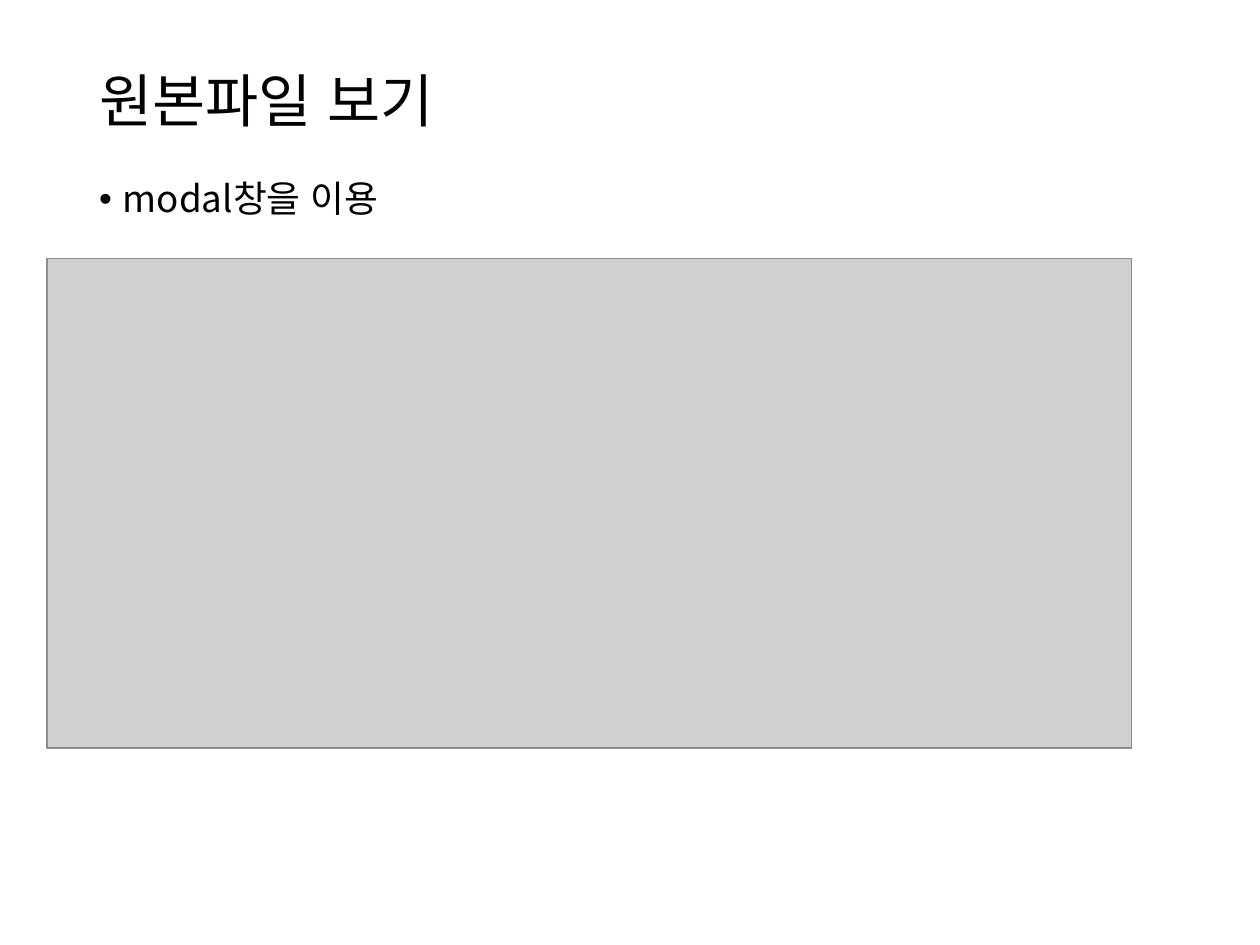
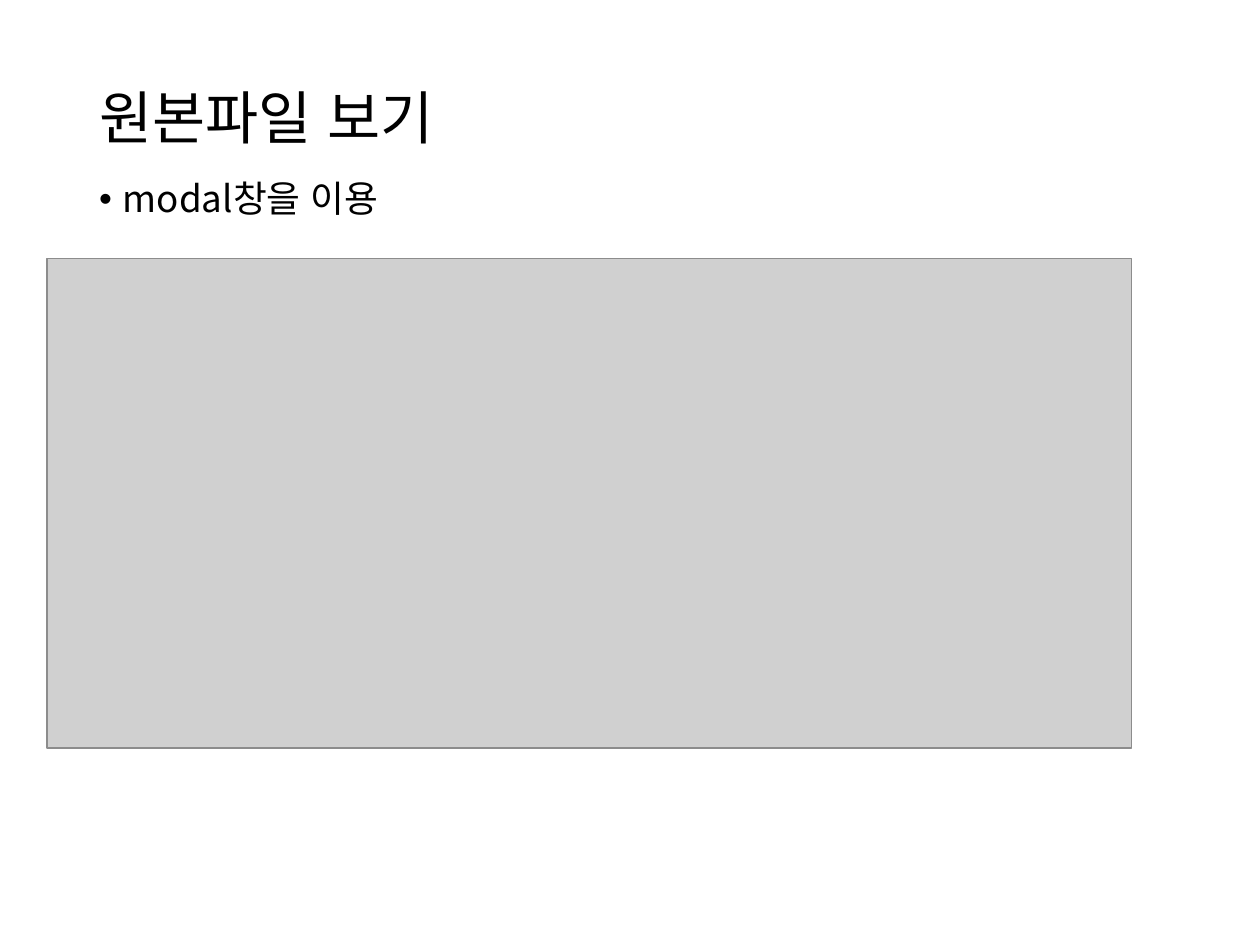
Before and after one commit to itrecipe/Web_Study_ez, a slide deck: slide 74 of spring - 학습자료/코드로 배우는 스프링 웹 프로젝트 (개정판) 학습자료/PART6.pptx. Drawn at 1260x945 pixels with LibreOffice and Linux fonts; fonts in the diff are those of the drawing; grey boxes stand for pictures. Boxes give left, top, right and bottom in pixels: in the first picture for what was removed or moved away, otherwise in the second. Text is boxed around its words. In the diff, an @@ line names an element or a change of style, - is before the commit and + after.

```diff
--- a/spring - 학습자료/코드로 배우는 스프링 웹 프로젝트 (개정판) 학습자료/PART6.pptx
+++ b/spring - 학습자료/코드로 배우는 스프링 웹 프로젝트 (개정판) 학습자료/PART6.pptx
@@ title "원본파일 보기": place and size @@
-title "원본파일 보기" at <box>99,74,434,127</box>
+title "원본파일 보기" at <box>99,91,434,144</box>
```
Also in this commit, not shown: 1 other slide changed.
